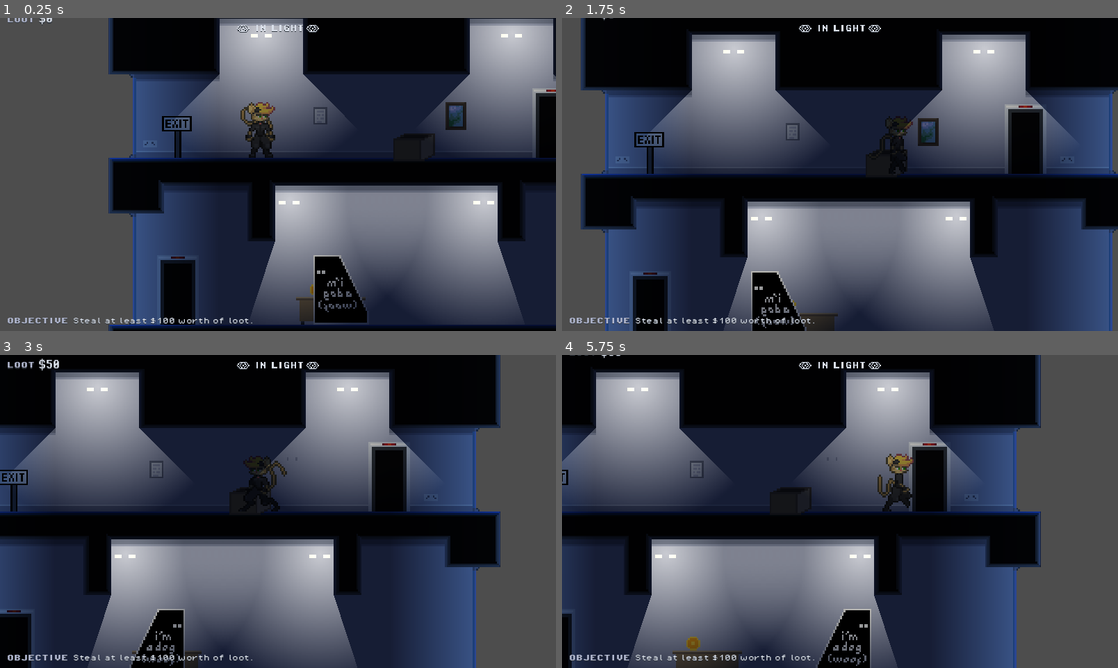
Above: before the commit, frames 1-4 (two rows, left to right).
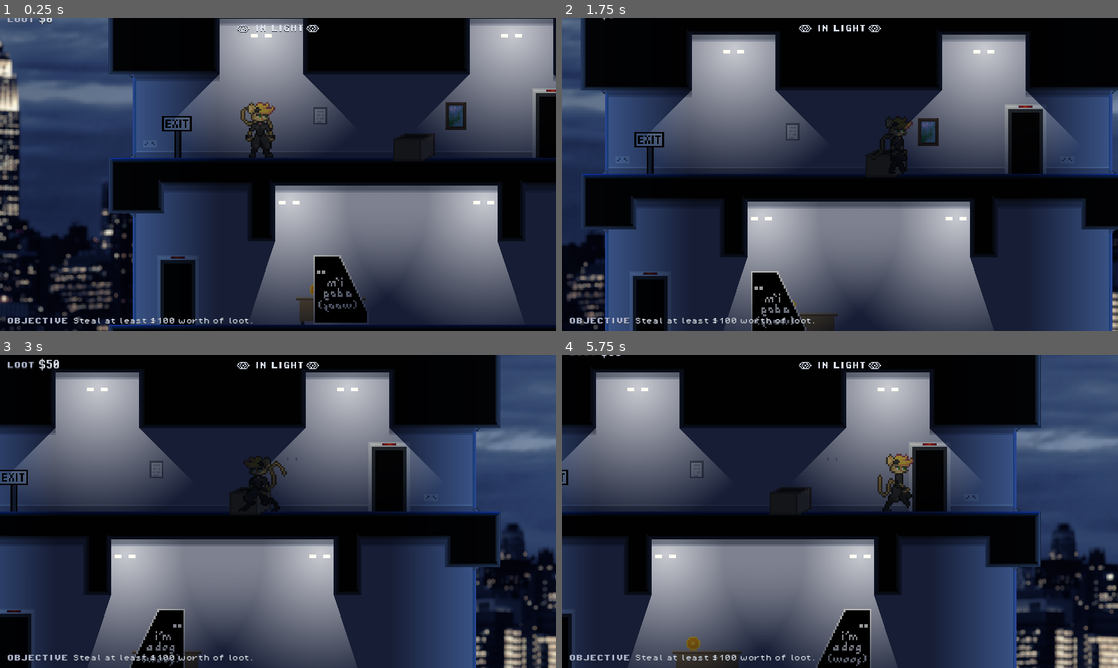
Above: after the commit, the same moments.

Repository: adamscott/catburglar
Game: Godot game, scene res://scenes/testbed.tscn
Two runs of this game, one before a commit and one after it. Both use one fixed random seed, a clock stepped at 60 frames per second and the inputs below. The project has no main scene, so this scene is started directly.
Inputs:
- Up to frame 1 (0.25 s): no input
- Up to frame 2 (1.75 s): hold Right (right) from 0.53 s (still down); tap X (interact) at 0.6, 1.35 s
- Up to frame 3 (3 s): release Right (right) at 2.03 s; hold Left (left) from 2.03 s (still down); tap X (interact) at 2.1, 2.85 s
- Up to frame 4 (5.75 s): release Left (left) at 3.53 s; hold Down (down) 3.53-4.28 s; tap X (interact) at 3.6, 4.35, 5.1 s; hold Right (right) from 4.28 s (still down)

The runs differ from the first frame. In frame 1, 21% of the frame differs, in the area x 0-24%, y 0-100%; in frame 2, 6.2%; in frame 3, 12%; in frame 4, 16%.

Commit message:
Add background and game over shader

Diff:
--- a/game/objects/hud.gd
+++ b/game/objects/hud.gd
@@ -14,9 +14,18 @@
 @onready var label_objective_value : Label = $Objective/Label_Objective_Value
 @onready var loot : Control = $Loot
 @onready var objective : Control = $Objective
+@onready var greyout : ColorRect = $Greyout
 
 var loot_show_time : float = 0.0
 var objective_show_time : float = 0.0
+
+var game_over : bool = false
+var grey_amount : float = 0.0
+
+func do_game_over() -> void:
+	game_over = true
+	objective.hide()
+	loot.hide()
 
 func update_loot_value(loot : int) -> void:
 	label_loot_value.text = "$" + str(loot)
@@ -31,12 +40,15 @@
 	objective_show_time = OBJECTIVE_SHOW_TIME
 
 func _physics_process(delta : float) -> void:
-	texture_in_light.visible = player.lit and !player.obscured
-	texture_in_shadow.visible = !player.lit
-	texture_hidden.visible = player.lit and player.obscured
+	texture_in_light.visible = player.lit and !player.obscured and !game_over
+	texture_in_shadow.visible = !player.lit and !game_over
+	texture_hidden.visible = player.lit and player.obscured and !game_over
 	var loot_target_pos : float = 16.0 if loot_show_time > 0.0 else -16.0
 	var objective_target_pos : float = 688.0 if objective_show_time > 0.0 else 752.0
 	if loot_show_time > 0.0: loot_show_time -= delta
 	if objective_show_time > 0.0: objective_show_time -= delta
 	loot.position.y = lerp(loot.position.y, loot_target_pos, MOVE_SPEED * delta)
 	objective.position.y = lerp(objective.position.y, objective_target_pos, MOVE_SPEED * delta)
+	if game_over:
+		grey_amount = clampf(grey_amount + delta, 0.0, 1.0)
+		greyout.material.set_shader_parameter("amount", grey_amount)
--- a/game/objects/hud.tscn
+++ b/game/objects/hud.tscn
@@ -7,6 +7,11 @@
 [ext_resource type="FontFile" uid="uid://bv2ueoe4tuk2l" path="res://fonts/PixelOperator8-Bold.ttf" id="5_inwql"]
 [ext_resource type="FontFile" uid="uid://df5ot0i6uigl2" path="res://fonts/PixelOperator-Bold.ttf" id="6_2egn7"]
 [ext_resource type="FontFile" uid="uid://cakdxp8wgubam" path="res://fonts/PixelOperator8.ttf" id="7_7sfxa"]
+[ext_resource type="Shader" path="res://shaders/game_over.gdshader" id="8_w2msb"]
+
+[sub_resource type="ShaderMaterial" id="ShaderMaterial_7nc1o"]
+shader = ExtResource("8_w2msb")
+shader_parameter/amount = 0.0
 
 [node name="HUD" type="CanvasLayer"]
 script = ExtResource("1_u7oft")
@@ -65,6 +70,7 @@
 
 [node name="Label_Loot_Label" type="Label" parent="Loot"]
 texture_filter = 1
+layout_mode = 0
 offset_right = 64.0
 offset_bottom = 23.0
 theme_override_colors/font_color = Color(0.701961, 0.72549, 0.819608, 1)
@@ -78,6 +84,7 @@
 
 [node name="Label_Loot_Value" type="Label" parent="Loot"]
 texture_filter = 1
+layout_mode = 0
 offset_left = 72.0
 offset_top = -12.0
 offset_right = 138.0
@@ -101,6 +108,7 @@
 
 [node name="Label_Objective_Label" type="Label" parent="Objective"]
 texture_filter = 1
+layout_mode = 0
 offset_right = 140.0
 offset_bottom = 23.0
 theme_override_colors/font_color = Color(0.701961, 0.72549, 0.819608, 1)
@@ -115,6 +123,7 @@
 
 [node name="Label_Objective_Value" type="Label" parent="Objective"]
 texture_filter = 1
+layout_mode = 0
 offset_left = 152.0
 offset_right = 944.0
 offset_bottom = 19.0
@@ -126,3 +135,11 @@
 theme_override_fonts/font = ExtResource("7_7sfxa")
 theme_override_font_sizes/font_size = 16
 text = "Steal at least $500 worth of loot."
+
+[node name="Greyout" type="ColorRect" parent="."]
+material = SubResource("ShaderMaterial_7nc1o")
+anchors_preset = 15
+anchor_right = 1.0
+anchor_bottom = 1.0
+grow_horizontal = 2
+grow_vertical = 2
--- a/game/scenes/testbed.tscn
+++ b/game/scenes/testbed.tscn
@@ -1,7 +1,8 @@
-[gd_scene load_steps=18 format=3 uid="uid://ddmbynfaaseq6"]
+[gd_scene load_steps=19 format=3 uid="uid://ddmbynfaaseq6"]
 
 [ext_resource type="Script" path="res://scripts/level_controller.gd" id="1_6pabv"]
 [ext_resource type="Script" path="res://scripts/scenarios/scenario1.gd" id="2_d1yl0"]
+[ext_resource type="Texture2D" uid="uid://dd4870wip81gy" path="res://sprites/background.png" id="2_pq6e7"]
 [ext_resource type="TileSet" uid="uid://chsne2qg356r2" path="res://tilesets/tileset.tres" id="3_laivw"]
 [ext_resource type="PackedScene" uid="uid://bf1drr1n10l11" path="res://objects/camera.tscn" id="4_50so7"]
 [ext_resource type="PackedScene" uid="uid://cp23fhb4v3gty" path="res://objects/player.tscn" id="4_jb0ff"]
@@ -21,6 +22,17 @@
 [node name="Testbed" type="Node"]
 script = ExtResource("1_6pabv")
 path_scenario = NodePath("Scenario")
+
+[node name="ParallaxBackground" type="ParallaxBackground" parent="."]
+
+[node name="ParallaxLayer" type="ParallaxLayer" parent="ParallaxBackground"]
+motion_scale = Vector2(0.5, 0.5)
+
+[node name="Background" type="Sprite2D" parent="ParallaxBackground/ParallaxLayer"]
+texture_filter = 1
+position = Vector2(160, -48)
+scale = Vector2(0.5, 0.5)
+texture = ExtResource("2_pq6e7")
 
 [node name="TileMap" type="TileMap" parent="."]
 texture_filter = 1
--- a/game/scripts/level_controller.gd
+++ b/game/scripts/level_controller.gd
@@ -8,7 +8,7 @@
 var loot : int = 0
 
 func _on_player_caught() -> void:
-	pass
+	hud.do_game_over()
 
 func _on_treasure_stolen(value : int) -> void:
 	loot += value
--- /dev/null
+++ b/game/shaders/game_over.gdshader
@@ -0,0 +1,15 @@
+shader_type canvas_item;
+render_mode unshaded;
+
+uniform float amount = 1.0;
+
+uniform sampler2D screen_texture : hint_screen_texture, repeat_disable, filter_nearest;
+void fragment() {
+	vec3 c = texture(screen_texture, SCREEN_UV).rgb;
+	vec3 o = c;
+	float v = (c.r + c.b + c.g) / 3.0;
+	COLOR.rgb = vec3(v * 0.75, v * 0.875, v);
+	COLOR.rgb = pow(COLOR.rgb, vec3(1.5));
+	COLOR.rgb *= 2.0;
+	COLOR.rgb = mix(o, COLOR.rgb, amount);
+}
Not shown: 1 places in game/objects/hud.tscn that only renumber resources
Binary file changed: game/sprites/background.png
